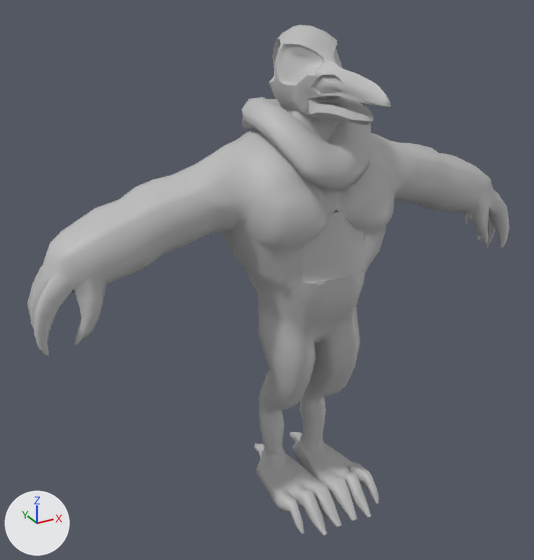
The FBX model Assets/Art/Models/MiniBoss/MiniBoss.fbx: old version first, new version second.
Before and after are seen from a camera (50 mm lens) standing at (-1.174, -1.811, 1.759) and looking at (-0.132, 0.082, 0.813). Arrows for +X, +Y and +Z are at lower left; the lights stay in place. Where no turn or scale is listed for an object, it has been applied to the vertices. Vertices at the same position are counted once.
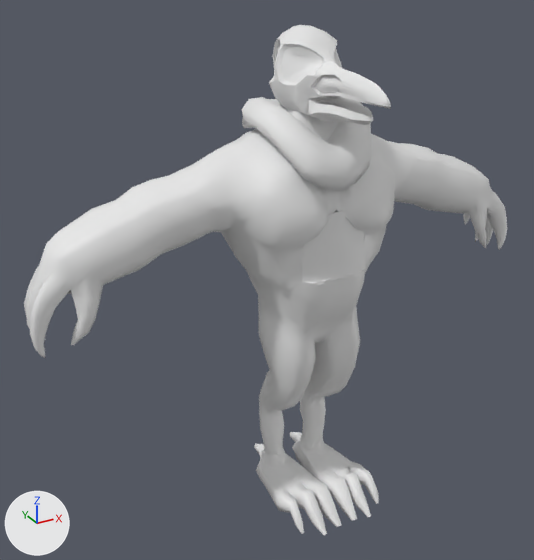
What differs and where, as boxes [x1, y1, x2, y2] in the pictures (534 x 560 px; the box of a moved part takes in the faces that stretch with it):
'pPlane2', reshaped, recoloured: before [28, 25, 509, 535]; after [24, 25, 507, 535]
part 1 of me_mesh, moved or reshaped: before [28, 146, 255, 357]; after [24, 146, 255, 358]
part 2 of me_mesh, recoloured: [301, 211, 366, 285] in both
part 3 of me_mesh, recoloured: [221, 97, 395, 535] in both
part 4 of me_mesh, recoloured (grey to white): [269, 25, 391, 141] in both

The change, as a list of edits to the scene's bpy script:
```text
Add mat_stingraypbs1:
    mat_stingraypbs1 = principled_material('StingrayPBS1')
    mat_stingraypbs1.base_color = (0.8, 0.8, 0.8)  # white #e7e7e7
Add mat_stingraypbs2:
    mat_stingraypbs2 = principled_material('StingrayPBS2')
    mat_stingraypbs2.base_color = (0.8, 0.8, 0.8)  # white #e7e7e7
Change me_mesh:
    used by ob_pplane2; location = (0.0, -0.035, -0.003)
    remove me_mesh.from_pydata(...)  # 2511 vertices, 2534 faces; spans x -0.87..0.87, y -0.28..0.36, z 0.01..1.58
    add me_mesh.from_pydata(...)  # 2511 vertices, 2534 faces; spans x -0.88..0.86, y -0.28..0.36, z 0.01..1.58
    me_mesh part 1: 335 of the vertices in x -0.87..-0.22, y 0.02..0.26, z 0.75..1.23 are moved by (-0.01, 0.0, 0.0)
    me_mesh part 2: all 36 faces that had it switch from mat_lambert2 (grey #bcbcbc) to mat_stingraypbs2 (white #e7e7e7)
    me_mesh part 3: all 1904 faces that had it switch from mat_lambert1 (grey #bcbcbc) to mat_stingraypbs1 (white #e7e7e7)
    me_mesh part 4: all 594 faces that had it switch from mat_crowwow_lambert2 (grey #bcbcbc) to mat_stingraypbs1 (white #e7e7e7)
```
